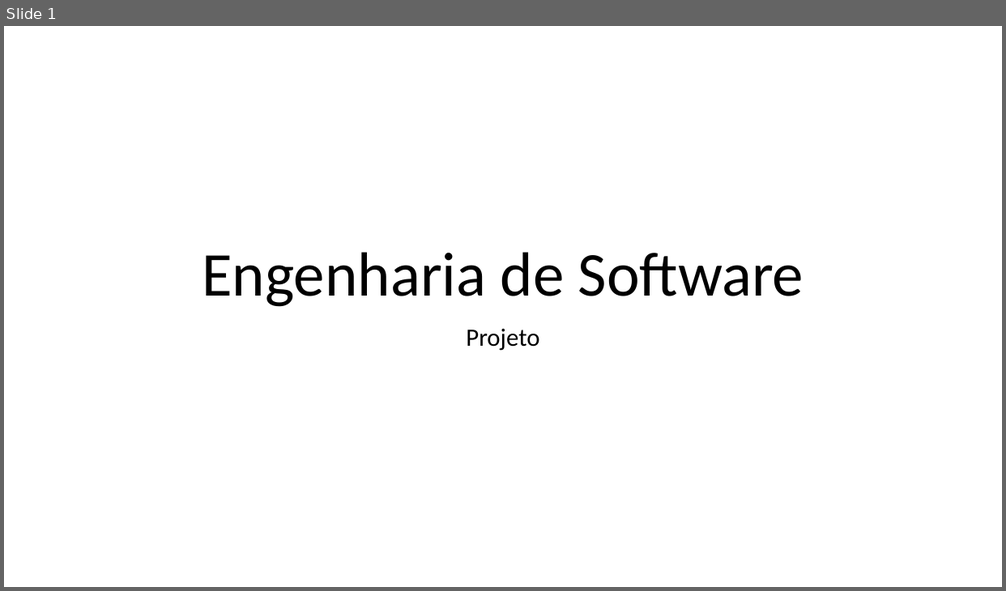
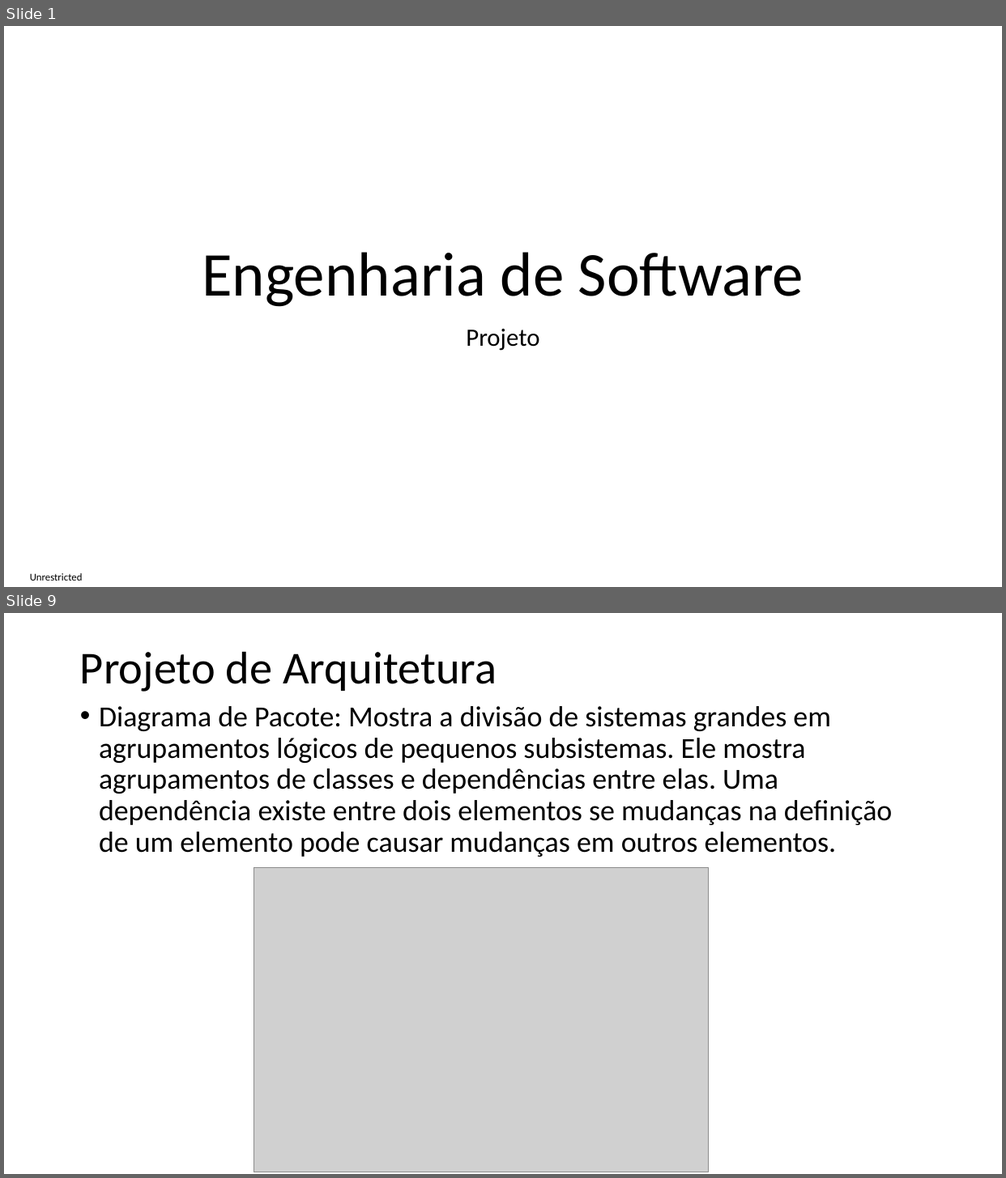
Before and after one commit to impagno/pwcamoes, a slide deck: Documentos/Engenharia de Software - Projeto.pptx. Shown one above the other, each under a label of ours: slide 1 before the commit, slides 1 and 9 after it; the slides between them are not shown. The pictures are 1006x591 and 1006x1178 pixels, drawn with LibreOffice and Linux fonts; fonts in the diff are those of the drawing; grey boxes stand for pictures. Boxes give left, top, right and bottom in pixels: in the first picture for what was removed or moved away, otherwise in the second. Text is boxed around its words. In the diff, an @@ line names an element or a change of style, - is before the commit and + after.

```diff
--- a/Documentos/Engenharia de Software - Projeto.pptx
+++ b/Documentos/Engenharia de Software - Projeto.pptx
@@ slide 9 added at (4,613,1002,1174), background #FFFFFF @@
@@ title added at (80,651,496,692), 44 pt, text #000000 @@
+Projeto de Arquitetura
@@ text added at (99,706,892,857), 28 pt, text #000000 @@
+• Diagrama de Pacote: Mostra a divisão de sistemas grandes em agrupamentos lógicos de pequenos subsistemas. Ele mostra agrupamentos de classes e dependências entre elas. Uma dependência existe entre dois elementos se mudanças na definição de um elemento pode causar mudanças em outros elementos.
@@ picture added at (254,867,709,1172) @@
@@ slide 1 changed as well @@
@@ text added at (30,574,83,581), 10 pt, text #000000 @@
+Unrestricted
```
Also in this commit, not shown: 13 other slides added, 5 slides removed.
